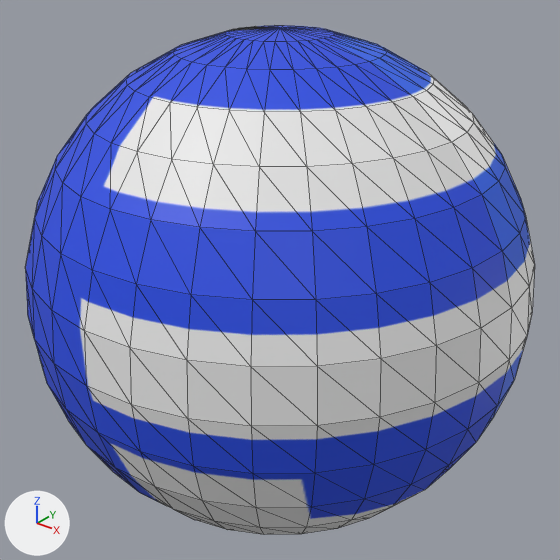
An edit to the glTF model models/css.glb, drawn before and after from the same camera.
Both versions are drawn from a 50 mm lens placed at (1.805, -2.255, 1.398), pointed at (0.0, 0.0, 0.0). Arrows for +X, +Y and +Z are at lower left; the lights stay in place. Mesh edges are drawn as thin lines. Vertices at the same position are counted once.
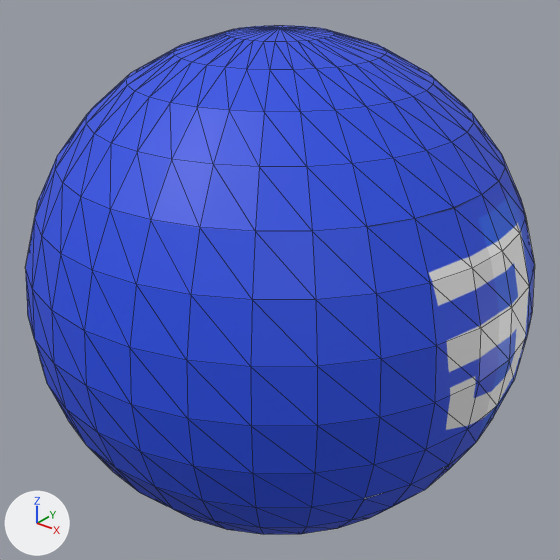
The change, as JSON lines over the scene's bpy script:
```json
{"op": "remove", "block": "mat_material_001", "code": "mat_material_001.texture = img_css3_logo_svg"}
{"op": "add", "block": "mat_material_001", "code": "mat_material_001.base_color = (0.0194, 0.0742, 0.776)  # blue #264de4"}
{"op": "add", "block": "mat_material_002", "code": ["mat_material_002 = principled_material('Material.002')", "mat_material_002.texture = img_css3_logo_svg"]}
{"block": "me_sphere", "where": "me_sphere.from_pydata(...)  # 482 vertices, 960 faces; spans x -1.0..1.0, y -1.0..1.0, z -1.0..1.0"}
{"block": "me_sphere", "where": "# used by ob_sphere; location = (0.0, 0.0, 0.0)"}
{"block": "me_sphere", "change": "me_sphere part 1: 100 kept faces spanning x -1.0..1.0, y -0.56..0.56, z -0.38..0.56 get new texture (UV) coordinates"}
{"op": "add", "block": "me_sphere", "code": "me_sphere.materials.append(mat_material_002)  # picture img_css3_logo_svg"}
```

Changed parts and their boxes (x1, y1, x2, y2) in the pictures (560 x 560 px):
```json
{"object": "Sphere", "change": "surface changed", "before": [76, 26, 534, 534], "after": [76, 26, 534, 534], "on screen": "white to blue"}
{"part": 1, "of": "me_sphere", "change": "surface changed", "before": [364, 168, 534, 499], "after": [364, 168, 534, 499]}
```
